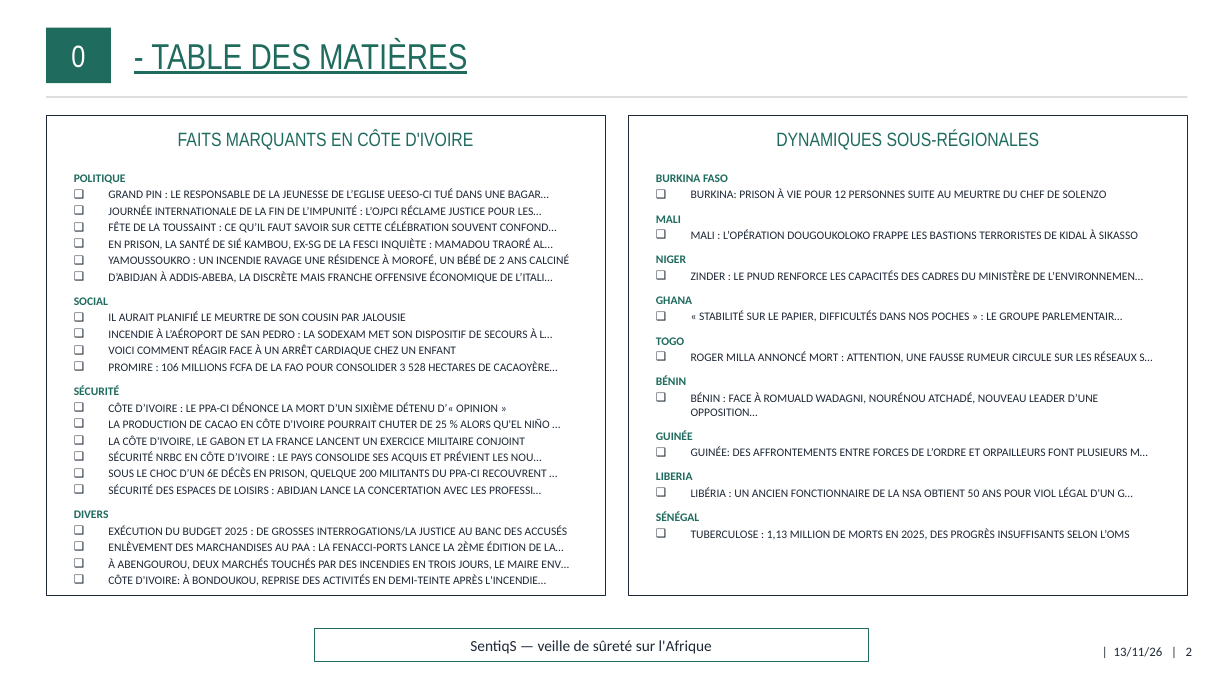
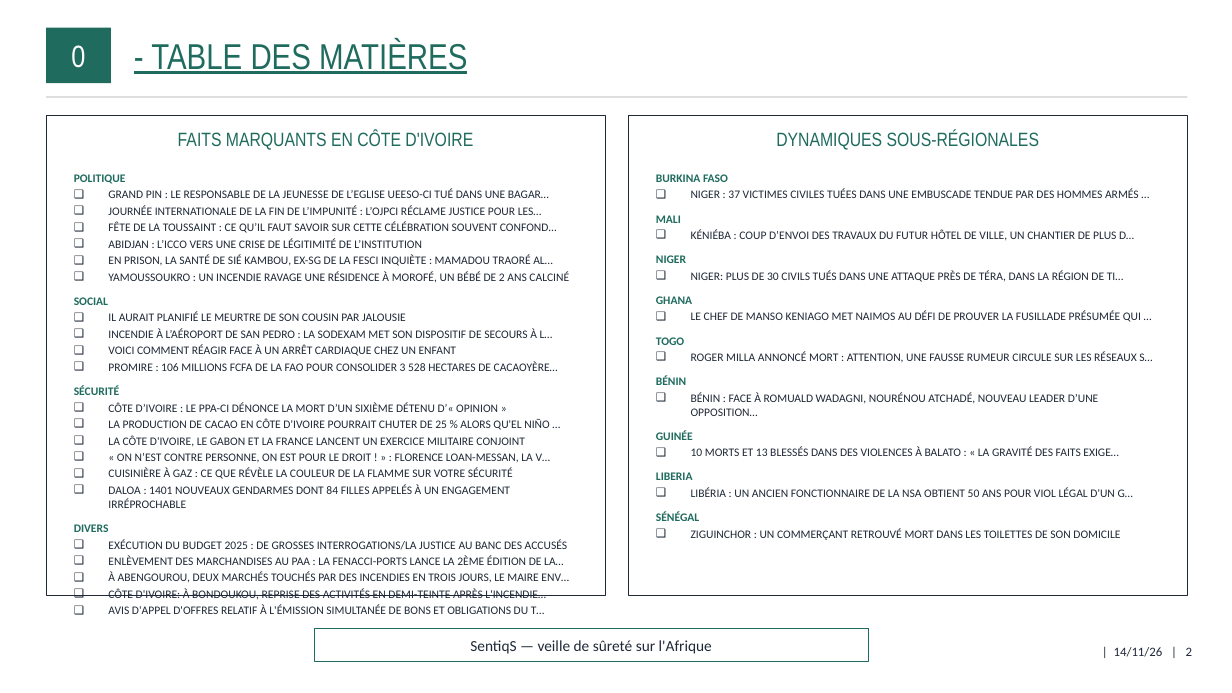
Before and after one commit to ytl1-ops/SentiqS, a slide deck: slide 2 of web/rapports/mensuel/2026-11.pptx. Drawn at 1232x693 pixels with LibreOffice and Linux fonts; fonts in the diff are those of the drawing. Boxes give left, top, right and bottom in pixels: in the first picture for what was removed or moved away, otherwise in the second. Text is boxed around its words. In the diff, an @@ line names an element or a change of style, - is before the commit and + after.

```diff
--- a/web/rapports/mensuel/2026-11.pptx
+++ b/web/rapports/mensuel/2026-11.pptx
@@ text at (74, 174, 569, 599): paragraph added @@
+❑ AVIS D'APPEL D'OFFRES RELATIF À L'ÉMISSION SIMULTANÉE DE BONS ET OBLIGATIONS DU T…
@@ text at (656, 174, 1152, 540): text changed @@
-❑ « STABILITÉ SUR LE PAPIER, DIFFICULTÉS DANS NOS POCHES » : LE GROUPE PARLEMENTAIR…
+❑ LE CHEF DE MANSO KENIAGO MET NAIMOS AU DÉFI DE PROUVER LA FUSILLADE PRÉSUMÉE QUI …
@@ text at (691, 189, 1139, 198): text changed @@
-❑ BURKINA: PRISON À VIE POUR 12 PERSONNES SUITE AU MEURTRE DU CHEF DE SOLENZO
+❑ NIGER : 37 VICTIMES CIVILES TUÉES DANS UNE EMBUSCADE TENDUE PAR DES HOMMES ARMÉS …
@@ text at (108, 238, 422, 248): paragraph added @@
+❑ ABIDJAN : L’ICCO VERS UNE CRISE DE LÉGITIMITÉ DE L’INSTITUTION
@@ text at (691, 230, 1134, 241): text changed @@
-❑ MALI : L’OPÉRATION DOUGOUKOLOKO FRAPPE LES BASTIONS TERRORISTES DE KIDAL À SIKASSO
+❑ KÉNIÉBA : COUP D’ENVOI DES TRAVAUX DU FUTUR HÔTEL DE VILLE, UN CHANTIER DE PLUS D…
@@ text at (108, 271, 553, 283): paragraph removed @@
-❑ D’ABIDJAN À ADDIS-ABEBA, LA DISCRÈTE MAIS FRANCHE OFFENSIVE ÉCONOMIQUE DE L’ITALI…
@@ text at (691, 270, 1124, 282): text changed @@
-❑ ZINDER : LE PNUD RENFORCE LES CAPACITÉS DES CADRES DU MINISTÈRE DE L’ENVIRONNEMEN…
+❑ NIGER: PLUS DE 30 CIVILS TUÉS DANS UNE ATTAQUE PRÈS DE TÉRA, DANS LA RÉGION DE TI…
@@ text at (691, 447, 1118, 456): text changed @@
-❑ GUINÉE: DES AFFRONTEMENTS ENTRE FORCES DE L’ORDRE ET ORPAILLEURS FONT PLUSIEURS M…
+❑ 10 MORTS ET 13 BLESSÉS DANS DES VIOLENCES À BALATO : « LA GRAVITÉ DES FAITS EXIGE…
@@ text at (108, 453, 551, 508): text changed @@
-❑ SÉCURITÉ NRBC EN CÔTE D’IVOIRE : LE PAYS CONSOLIDE SES ACQUIS ET PRÉVIENT LES NOU…
-❑ SOUS LE CHOC D’UN 6E DÉCÈS EN PRISON, QUELQUE 200 MILITANTS DU PPA-CI RECOUVRENT …
-❑ SÉCURITÉ DES ESPACES DE LOISIRS : ABIDJAN LANCE LA CONCERTATION AVEC LES PROFESSI…
+❑ « ON N’EST CONTRE PERSONNE, ON EST POUR LE DROIT ! » : FLORENCE LOAN-MESSAN, LA V…
+❑ CUISINIÈRE À GAZ : CE QUE RÉVÈLE LA COULEUR DE LA FLAMME SUR VOTRE SÉCURITÉ
+❑ DALOA : 1401 NOUVEAUX GENDARMES DONT 84 FILLES APPELÉS À UN ENGAGEMENT IRRÉPROCHABLE
@@ text at (691, 528, 1120, 540): text changed @@
-❑ TUBERCULOSE : 1,13 MILLION DE MORTS EN 2025, DES PROGRÈS INSUFFISANTS SELON L’OMS
+❑ ZIGUINCHOR : UN COMMERÇANT RETROUVÉ MORT DANS LES TOILETTES DE SON DOMICILE
@@ text at (1114, 647, 1192, 657): text changed @@
-| 13/11/26 | 2
+| 14/11/26 | 2
```
Also in this commit, not shown: 41 other slides changed, 11 other files.
